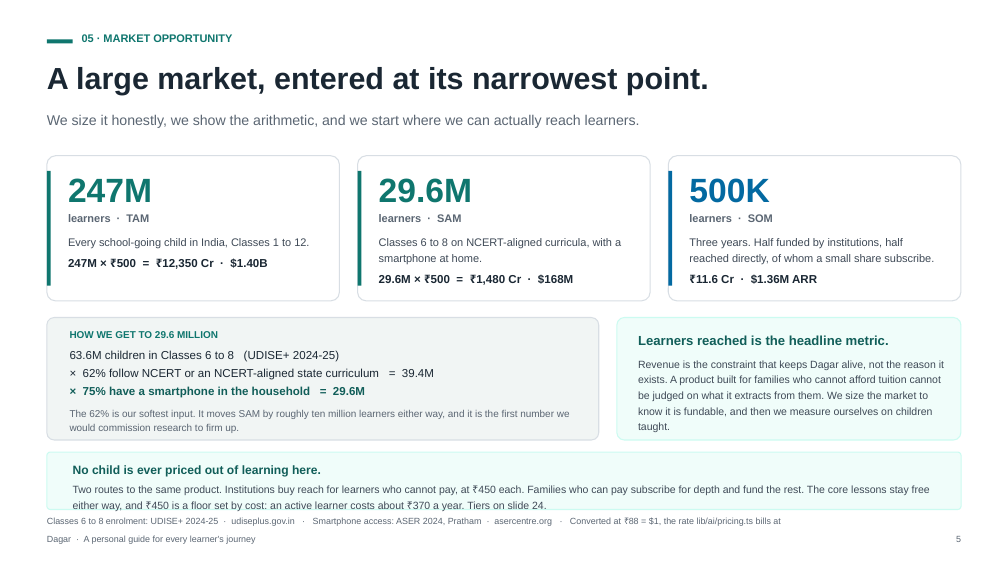
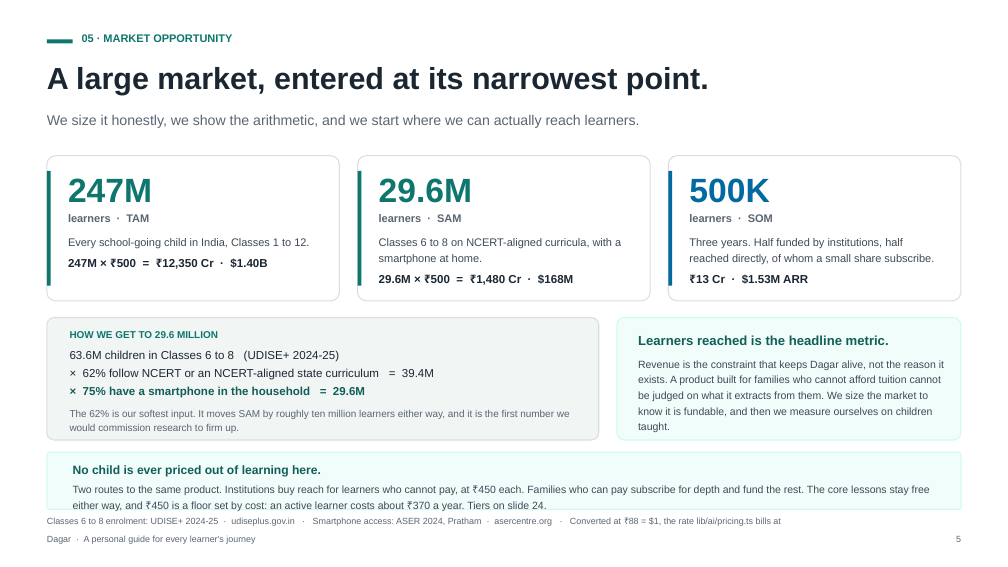
Before and after one commit to ap9650/dagar, a slide deck: slide 5 of docs/deck/Dagar-Pitch-Deck.pptx. Drawn at 1008x567 pixels with LibreOffice and Linux fonts; fonts in the diff are those of the drawing. Boxes give left, top, right and bottom in pixels: in the first picture for what was removed or moved away, otherwise in the second. Text is boxed around its words. In the diff, an @@ line names an element or a change of style, - is before the commit and + after.

```diff
--- a/docs/deck/Dagar-Pitch-Deck.pptx
+++ b/docs/deck/Dagar-Pitch-Deck.pptx
@@ text at (x1=696, y1=275, x2=808, y2=284): text changed @@
-₹11.6 Cr · $1.36M ARR
+₹13 Cr · $1.53M ARR
```
Also in this commit, not shown: 2 other slides changed, 6 other files.
